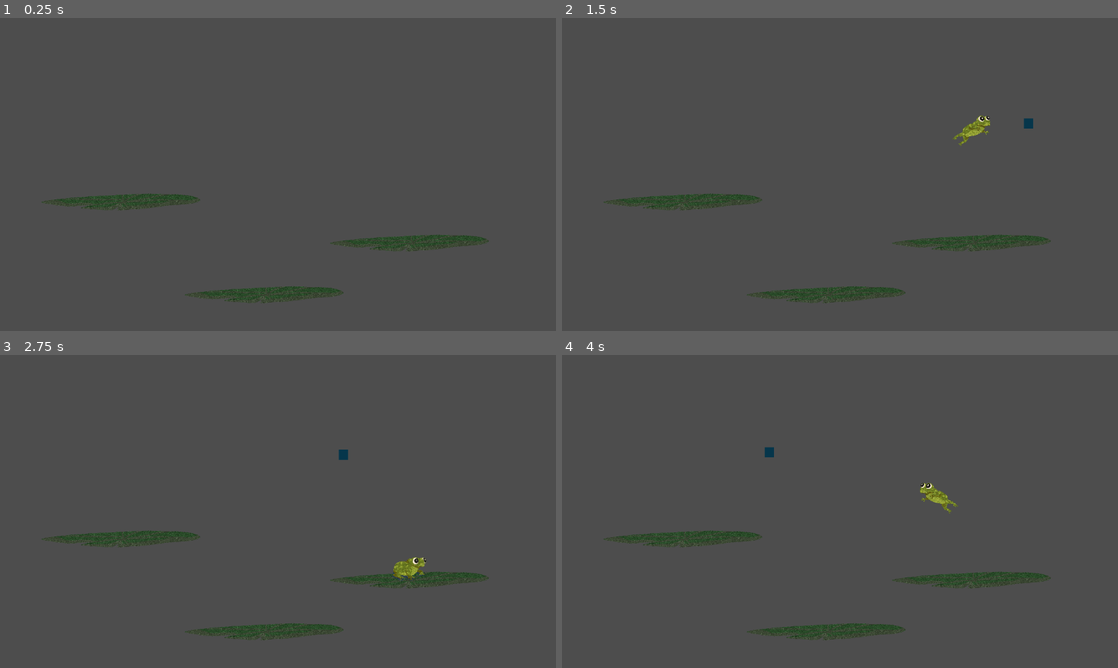
Above: before the commit, frames 1-4 (two rows, left to right).
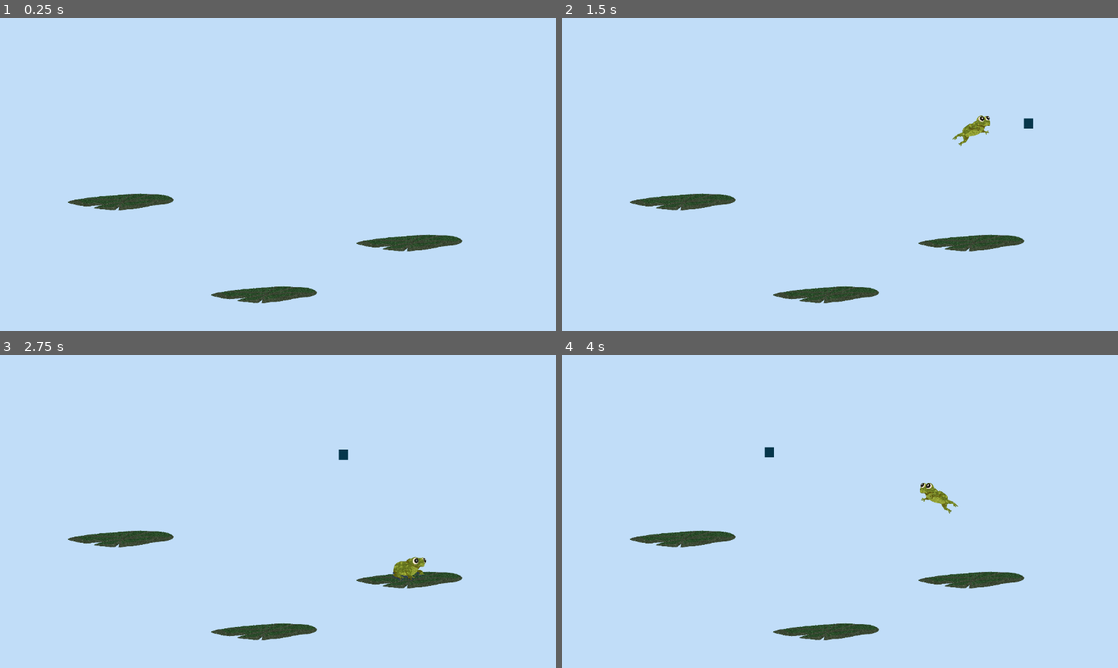
Above: after the commit, the same moments.

Repository: ClementRivaille/jumping-frogs
Game: Godot game, scene res://Main.tscn
Two runs of this game, one before a commit and one after it. Both use one fixed random seed, a clock stepped at 60 frames per second and the inputs below.
Inputs (mouse positions are in pixels of both pictures, inside the frame that each line leads up to):
- Up to frame 1 (0.25 s): no input
- Up to frame 2 (1.5 s): tap Enter (ui_accept) at 0.5 s; drag from (973, 243) to (684, 202) at 0.52 s; drag from (684, 202) to (973, 243) at 1.27 s
- Up to frame 3 (2.75 s): move the mouse to (261, 630) at 2.02 s; click (261, 630) at 2.17 s
- Up to frame 4 (4 s): drag from (812, 574) to (684, 539) at 2.77 s; move the mouse to (1006, 558) at 3.52 s; click (1006, 558) at 3.67 s; tap Enter (ui_accept) at 3.77 s

The runs differ from the first frame. In frame 1, 98% of the frame differs, in the area x 0-100%, y 0-100%; in frame 2, 98%; in frame 3, 98%; in frame 4, 98%.

Commit message:
fix: balance platform scale

Diff:
--- a/Main.tscn
+++ b/Main.tscn
@@ -20,6 +20,11 @@
 size = Vector2(1163, 20)
 
 [node name="Main" type="Node2D"]
+
+[node name="ColorRect" type="ColorRect" parent="."]
+offset_right = 1204.0
+offset_bottom = 774.0
+color = Color(0.756863, 0.866667, 0.972549, 1)
 
 [node name="Platform" parent="." instance=ExtResource("2_gr0qy")]
 position = Vector2(848, 466)
--- a/scenes/Platform.tscn
+++ b/scenes/Platform.tscn
@@ -8,7 +8,7 @@
 absorbent = true
 
 [sub_resource type="RectangleShape2D" id="RectangleShape2D_kjp4t"]
-size = Vector2(328.12, 8)
+size = Vector2(215.9, 8)
 
 [node name="Platform" type="StaticBody2D" groups=["platform"]]
 physics_material_override = SubResource("PhysicsMaterial_yirm3")
@@ -17,7 +17,7 @@
 max_pos = 980.0
 
 [node name="Sprite2D" type="Sprite2D" parent="."]
-scale = Vector2(0.15, 0.15)
+scale = Vector2(0.1, 0.15)
 texture = ExtResource("2_o7bhx")
 
 [node name="CollisionShape2D" type="CollisionShape2D" parent="."]
@@ -32,7 +32,7 @@
 collision_mask = 8
 
 [node name="CollisionPolygon2D" type="CollisionPolygon2D" parent="Area2D"]
-polygon = PackedVector2Array(0, -17.415, 149.615, -14.04, 163.735, -1.095, -1.67, 17.81, -170.64, -0.06, -86.325, -11.225)
+polygon = PackedVector2Array(1, -20, 101, -18, 118, 1, 59, 14, -6, 21, -68, 13, -116, 1, -84, -10)
 
 [connection signal="mouse_entered" from="Area2D" to="." method="_on_mouse_entered"]
 [connection signal="mouse_exited" from="Area2D" to="." method="_on_mouse_exited"]
